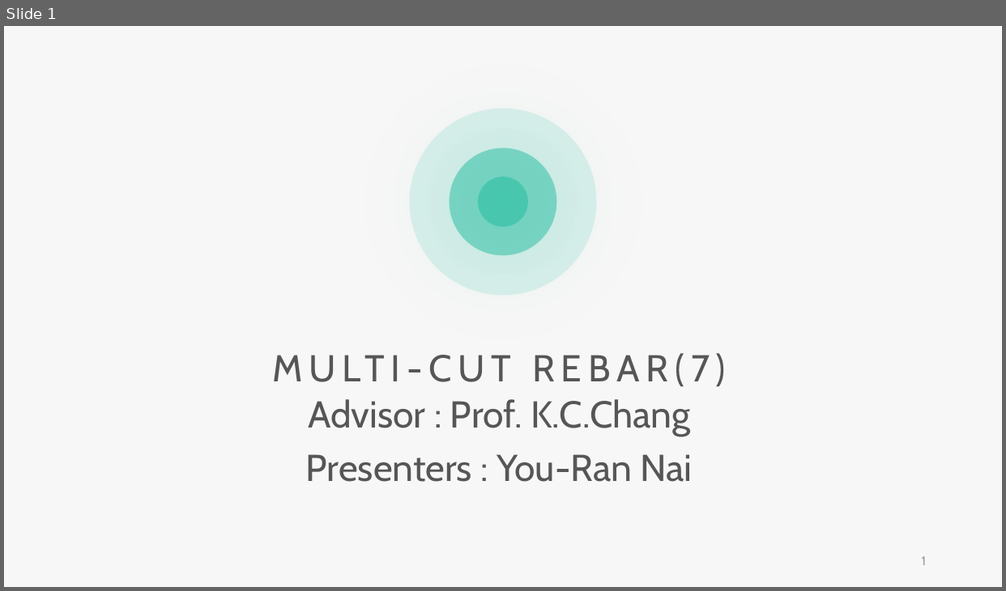
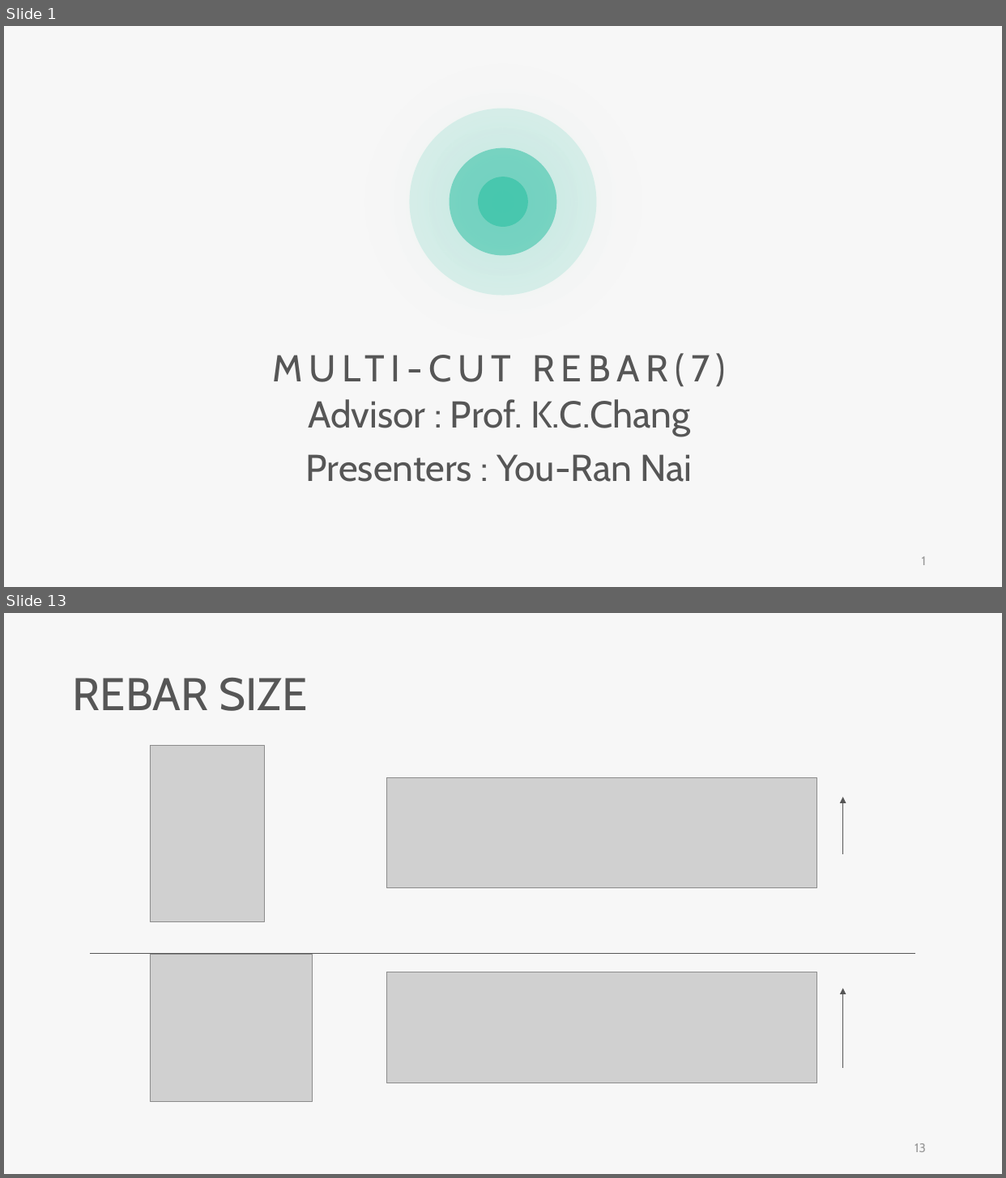
Before and after one commit to skyran1278/VbaProject, a slide deck: 20180126_SmartCut/Meeting/20181206 Meeting/20181206 Meeting.pptx. Shown one above the other, each under a label of ours: slide 1 before the commit, slides 1 and 13 after it; the slides between them are not shown. The pictures are 1006x591 and 1006x1178 pixels, drawn with LibreOffice and Linux fonts; fonts in the diff are those of the drawing; grey boxes stand for pictures. Boxes give left, top, right and bottom in pixels: in the first picture for what was removed or moved away, otherwise in the second. Text is boxed around its words. In the diff, an @@ line names an element or a change of style, - is before the commit and + after.

```diff
--- a/20180126_SmartCut/Meeting/20181206 Meeting/20181206 Meeting.pptx
+++ b/20180126_SmartCut/Meeting/20181206 Meeting/20181206 Meeting.pptx
@@ slide 13 added at [4, 613, 1002, 1174], background #F7F7F7 @@
@@ text added at [73, 677, 308, 711], 44 pt, text #565656 @@
+REBAR SIZE
@@ picture added at [150, 746, 264, 922] @@
@@ picture added at [387, 777, 817, 888] @@
@@ arrow added from (843, 854) to (843, 797), #565656 0.5 pt @@
@@ line added from (90, 954) to (916, 954), #565656 0.5 pt @@
@@ picture added at [150, 954, 313, 1102] @@
@@ picture added at [387, 973, 817, 1084] @@
@@ arrow added from (843, 1068) to (843, 988), #565656 0.5 pt @@
@@ page number added at [914, 1144, 926, 1152], 12 pt, text #9A9A9A @@
+13
```
Also in this commit, not shown: 5 slides changed, 14 other slides added, 16 slides removed, 7 other files.
